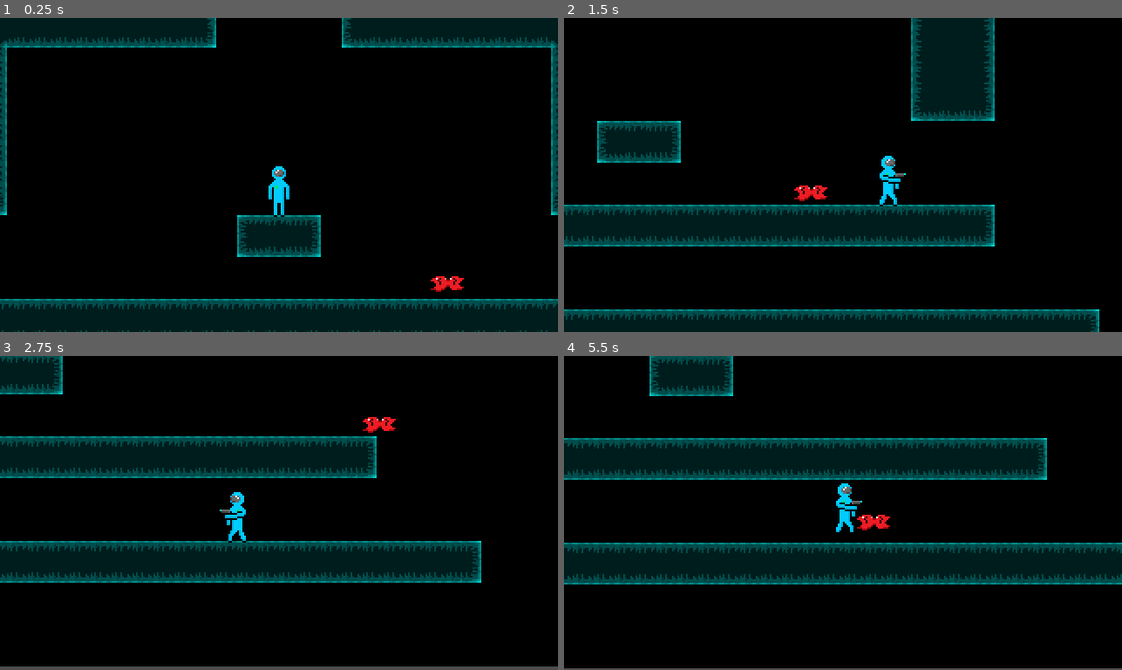
Above: before the commit, frames 1-4 (two rows, left to right).
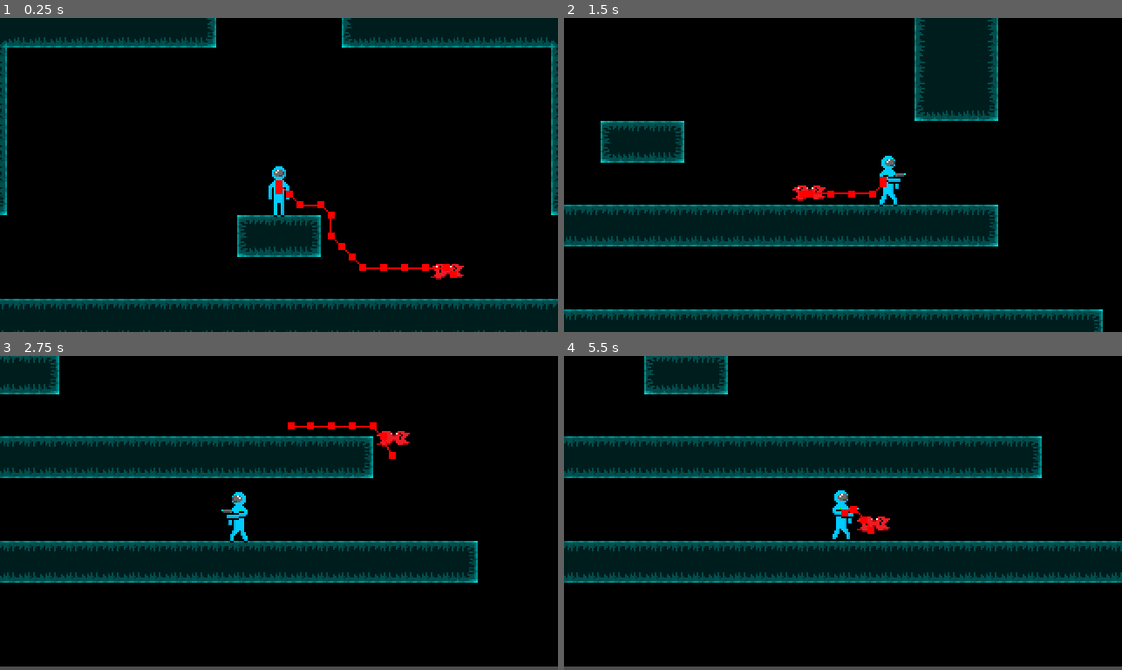
Above: after the commit, the same moments.

Repository: TheBlueRuby/GodotPlatformTest
Game: Godot game, scene res://Scenes/GameLoop.tscn
Two runs of this game, one before a commit and one after it. Both use one fixed random seed, a clock stepped at 60 frames per second and the inputs below.
Inputs:
- Up to frame 1 (0.25 s): no input
- Up to frame 2 (1.5 s): hold Right (move_right) from 0.53 s (still down)
- Up to frame 3 (2.75 s): release Right (move_right) at 2.03 s; hold Left (move_left) from 2.03 s (still down)
- Up to frame 4 (5.5 s): release Left (move_left) at 2.78 s; hold Right (move_right) 2.78-4.28 s; hold Left (move_left) 4.28-5.03 s; hold Right (move_right) from 5.03 s (still down)

The runs differ from the first frame. In frame 1, 0.8% of the frame differs, in the area x 49-84%, y 51-88%; in frame 2, 5.0%; in frame 3, 4.8%; in frame 4, 8.7%, in the area x 0-100%, y 0-100%.

Commit message:
added vision-based pathfinding

Diff:
--- a/Prefabs/Player.tscn
+++ b/Prefabs/Player.tscn
@@ -66,7 +66,7 @@
 [node name="Player" type="CharacterBody2D"]
 texture_filter = 1
 collision_layer = 2
-collision_mask = 3
+collision_mask = 5
 safe_margin = 0.001
 script = SubResource("GDScript_jhnul")
 
--- a/Prefabs/dblchomp.tscn
+++ b/Prefabs/dblchomp.tscn
@@ -4,8 +4,8 @@
 [ext_resource type="Texture2D" uid="uid://dbkl18jfeo3u2" path="res://Images/double-chomper.png" id="1_c52eq"]
 
 [node name="DblChomp" type="CharacterBody2D"]
-collision_layer = 2
-collision_mask = 3
+collision_layer = 4
+collision_mask = 7
 wall_min_slide_angle = 0.0
 safe_margin = 0.001
 script = ExtResource("1_351ig")
@@ -18,6 +18,7 @@
 path_postprocessing = 1
 avoidance_enabled = true
 radius = 24.0
+debug_enabled = true
 
 [node name="Timer" type="Timer" parent="."]
 wait_time = 0.05
@@ -26,4 +27,7 @@
 [node name="CollisionPolygon2D" type="CollisionPolygon2D" parent="."]
 polygon = PackedVector2Array(4, 6, 12, -1, 7, -6, -4, -6, -10, -1, -2, 6)
 
+[node name="PlayerScanner" type="RayCast2D" parent="."]
+collision_mask = 3
+
 [connection signal="timeout" from="Timer" to="." method="_on_timer_timeout"]
--- a/Scenes/GameLoop.tscn
+++ b/Scenes/GameLoop.tscn
@@ -14,10 +14,10 @@
 [node name="Player" parent="." instance=ExtResource("1_6ayb8")]
 
 [node name="DblChomp" parent="." node_paths=PackedStringArray("player") instance=ExtResource("3_k60ex")]
-position = Vector2(114, 45)
+position = Vector2(109, 51)
 player = NodePath("../Player")
 
-[node name="Camera2D" type="Camera2D" parent="." node_paths=PackedStringArray("target")]
+[node name="MainCamera" type="Camera2D" parent="." node_paths=PackedStringArray("target")]
 texture_filter = 1
 script = ExtResource("4_65o7m")
 target = NodePath("../Player")
--- a/Scripts/walking-enemy.gd
+++ b/Scripts/walking-enemy.gd
@@ -7,9 +7,14 @@
 @export var player: Node2D
 @onready var nav_agent := $NavigationAgent2D as NavigationAgent2D
 
+@onready var player_scanner := $PlayerScanner as RayCast2D
+
 var gravity = ProjectSettings.get_setting("physics/2d/default_gravity")
 
+var can_see_player = false
+
 func _physics_process(delta):
+
 	var dir = to_local(nav_agent.get_next_path_position()).normalized()
 	velocity.x = dir.x * speed
 
@@ -25,4 +30,16 @@
 
 
 func _on_timer_timeout():
-	make_path()
+	scan_for_player()
+	if can_see_player:
+		make_path()
+
+func scan_for_player():
+	can_see_player = false
+	player_scanner.target_position = player_scanner.to_local(player.global_position)
+
+	if player_scanner.is_colliding():
+		if player_scanner.get_collider() == player:
+			var player_dist = player_scanner.get_collision_point() - player_scanner.global_position
+			if player_dist.length() < 256:
+				can_see_player = true
